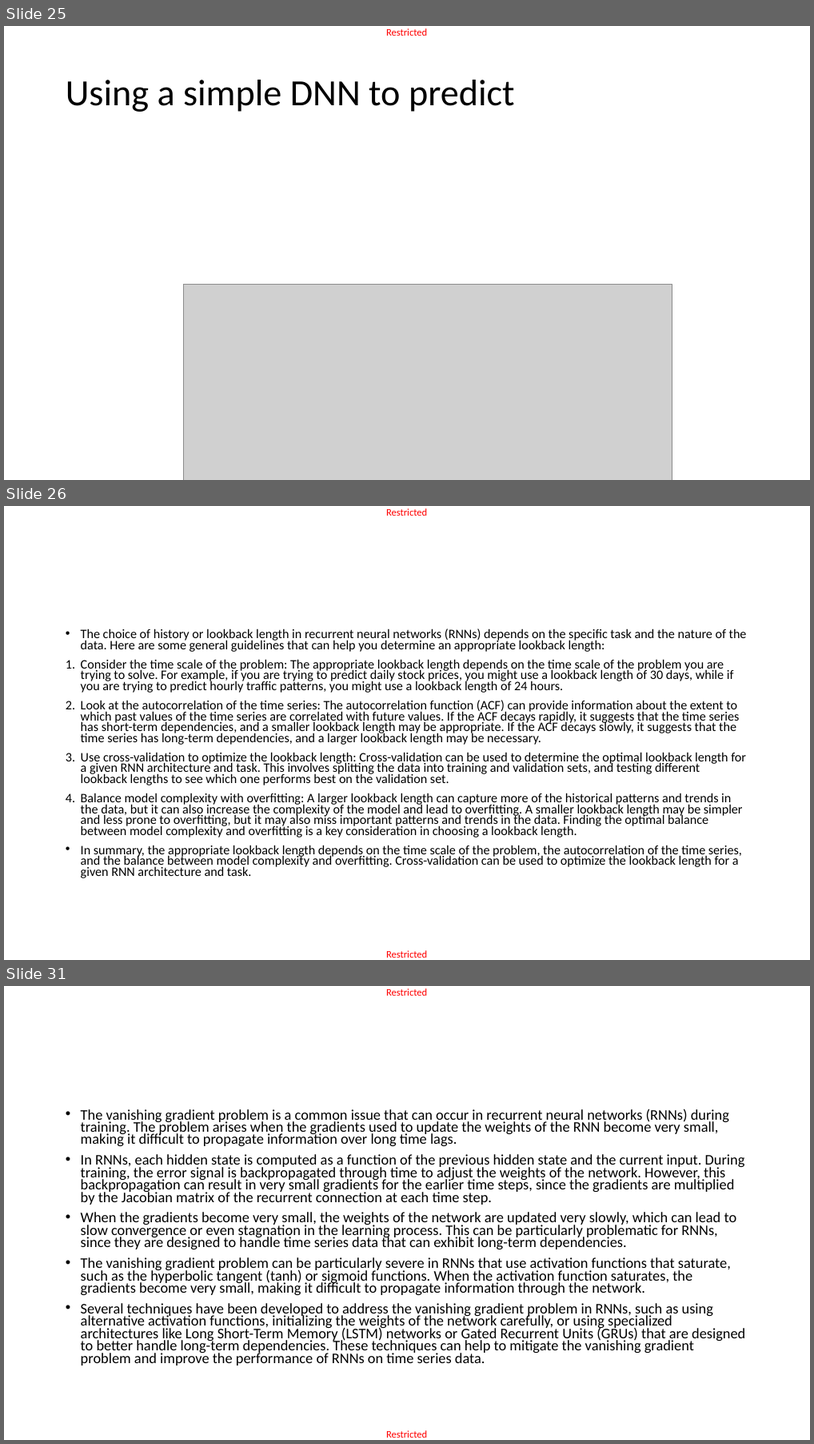
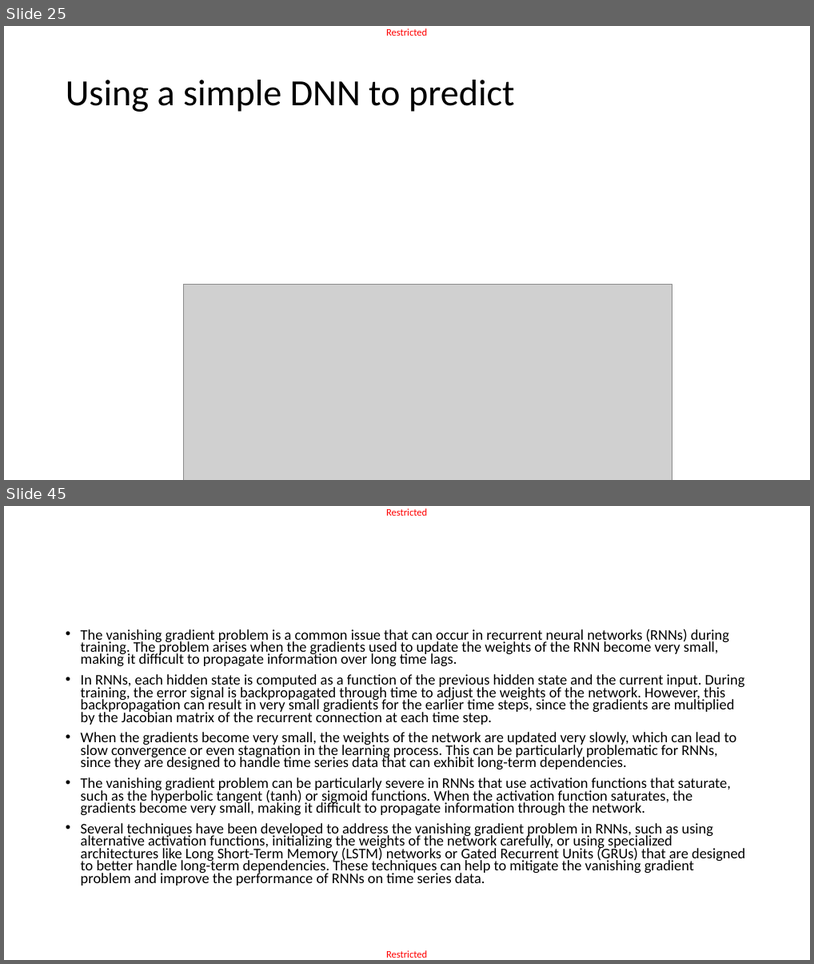
Before and after one commit to matthieudemari/SUTD_DL_50_039, a slide deck: W6/0. All/W6.pptx. Shown one above the other, each under a label of ours: slides 25, 26 and 31 before the commit, slides 25 and 45 after it; the slides between them are not shown. The pictures are 814x1444 and 814x964 pixels, drawn with LibreOffice and Linux fonts; fonts in the diff are those of the drawing; grey boxes stand for pictures. Boxes give left, top, right and bottom in pixels: in the first picture for what was removed or moved away, otherwise in the second. Text is boxed around its words. In the diff, an @@ line names an element or a change of style, - is before the commit and + after.

```diff
--- a/W6/0. All/W6.pptx
+++ b/W6/0. All/W6.pptx
@@ slide 26 removed at <box>4,506,810,960</box>, background #FFFFFF; not listed: 2 template elements that a slide beside it also shows @@
@@ text removed at <box>81,628,747,878</box> @@
-• The choice of history or lookback length in recurrent neural networks (RNNs) depends on the specific task and the nature of the data. Here are some general guidelines that can help you determine an appropriate lookback length:
-1. Consider the time scale of the problem: The appropriate lookback length depends on the time scale of the problem you are trying to solve. For example, if you are trying to predict daily stock prices, you might use a lookback length of 30 days, while if you are trying to predict hourly traffic patterns, you might use a lookback length of 24 hours.
-2. Look at the autocorrelation of the time series: The autocorrelation function (ACF) can provide information about the extent to which past values of the time series are correlated with future values. If the ACF decays rapidly, it suggests that the time series has short-term dependencies, and a smaller lookback length may be appropriate. If the ACF decays slowly, it suggests that the time series has long-term dependencies, and a larger lookback length may be necessary.
-3. Use cross-validation to optimize the lookback length: Cross-validation can be used to determine the optimal lookback length for a given RNN architecture and task. This involves splitting the data into training and validation sets, and testing different lookback lengths to see which one performs best on the validation set.
-4. Balance model complexity with overfitting: A larger lookback length can capture more of the historical patterns and trends in the data, but it can also increase the complexity of the model and lead to overfitting. A smaller lookback length may be simpler and less prone to overfitting, but it may also miss important patterns and trends in the data. Finding the optimal balance between model complexity and overfitting is a key consideration in choosing a lookback length.
-• In summary, the appropriate lookback length depends on the time scale of the problem, the autocorrelation of the time series, and the balance between model complexity and overfitting. Cross-validation can be used to optimize the lookback length for a given RNN architecture and task.
@@ what was slide 31 is now slide 45 @@
```
Also in this commit, not shown: 7 slides changed, 17 slides added, 2 other slides removed, 2 other files.
